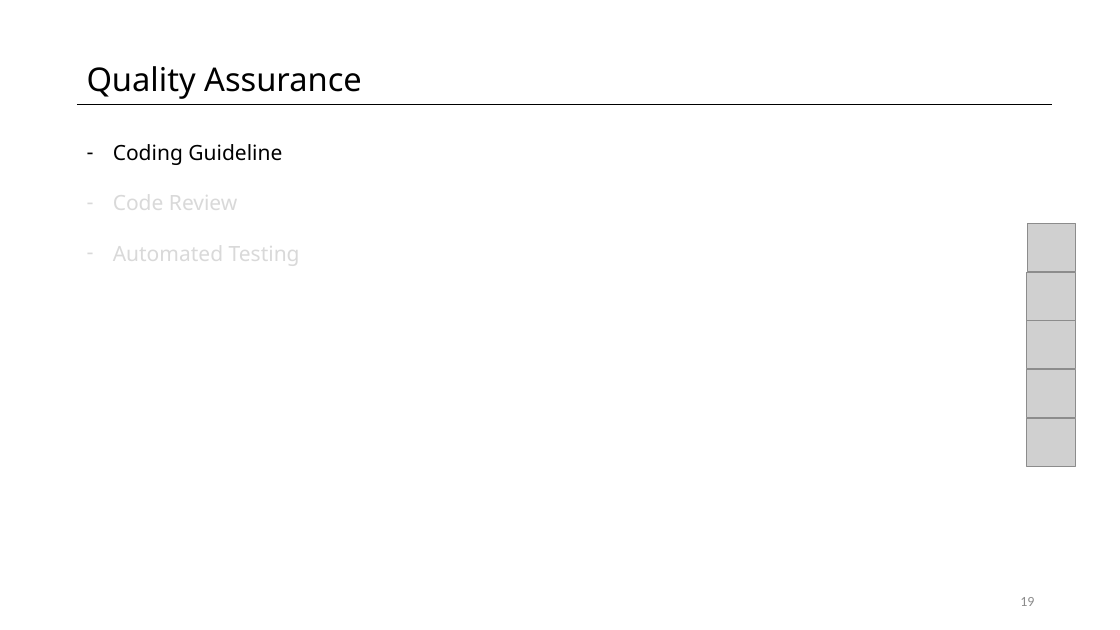
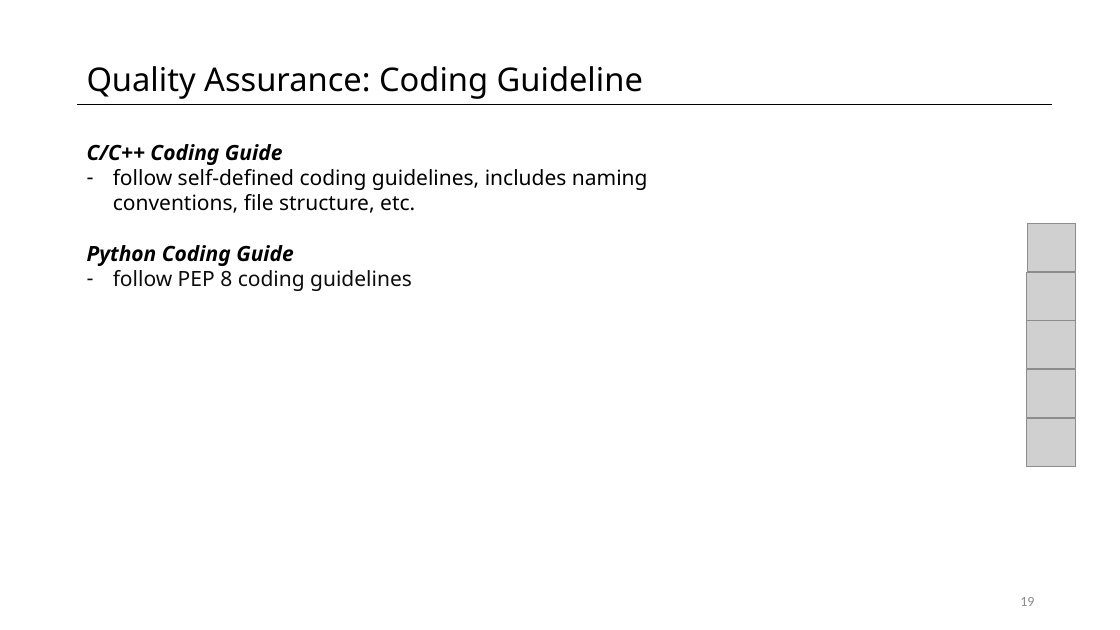
Before and after one commit to fpedd/ees-pees, a slide deck: slide 19 of orga/milestone_presentations/MP2.pptx. Drawn at 1120x630 pixels with LibreOffice and Linux fonts; fonts in the diff are those of the drawing; grey boxes stand for pictures. Boxes give left, top, right and bottom in pixels: in the first picture for what was removed or moved away, otherwise in the second. Text is boxed around its words. In the diff, an @@ line names an element or a change of style, - is before the commit and + after.

```diff
--- a/orga/milestone_presentations/MP2.pptx
+++ b/orga/milestone_presentations/MP2.pptx
@@ text at [87, 66, 643, 99]: text changed @@
-Quality Assurance
+Quality Assurance: Coding Guideline
@@ text added at [87, 144, 648, 291], 18 pt, text #000000 @@
+C/C++ Coding Guide
+– follow self-defined coding guidelines, includes naming conventions, file structure, etc.
+Python Coding Guide
+– follow PEP 8 coding guidelines
@@ text removed at [113, 144, 300, 268] @@
-– Coding Guideline
-– Code Review
-– Automated Testing
```
Also in this commit, not shown: 9 other slides changed.
